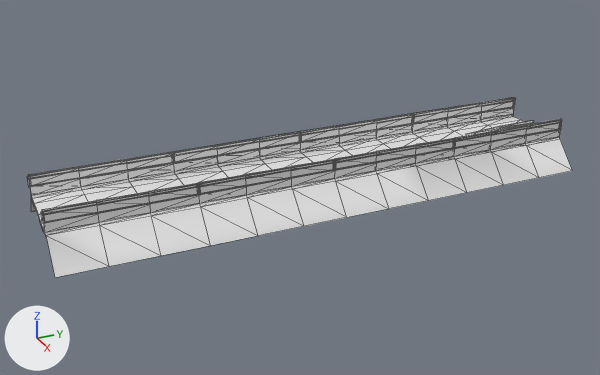
Renders of the OBJ model Resources/Meshes/Ground_Node_Pavement.obj from each side of a commit.
Both versions are drawn from a 50 mm camera at (82.0, -39.1, 38.6) aimed at (0.1, -2.2, -2.4). Lighting does not change. The marker at lower left points along +X, +Y and +Z. Mesh edges are drawn as thin lines. Where no turn or scale is listed for an object, it has been applied to the vertices.

Objects in the first picture: 'Ground_Node_Pavement'.
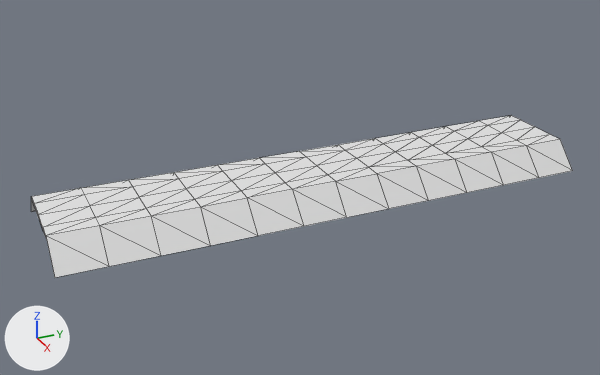
What changed in the scene script:
```text
Change me_ground_node_pavement:
    used by ob_ground_node_pavement; location = (0.0, 0.0, 0.0)
    remove me_ground_node_pavement.from_pydata(...)  # 706 vertices, 1220 faces; spans x -8.0..8.0, y -32.2..32.2, z -3.2..2.7
    add me_ground_node_pavement.from_pydata(...)  # 96 vertices, 152 faces; spans x -8.0..8.0, y -32.0..32.0, z -3.2..0.1
    me_ground_node_pavement part 1: 22 loose pieces with 480 vertices, spanning x -4.8..4.8, y -32.2..32.2, z -0.4..2.7, are deleted
    me_ground_node_pavement part 2
    130 vertices are removed from x -4.8..4.8, y -32.0..32.0, z 0.0..1.3
    304 faces are deleted
```

Location of each change, (x1, y1, x2, y2) in pixels of the pictures (600 x 375 px):
'Ground_Node_Pavement', reshaped (10% shorter)
    before: (27, 97, 573, 278)
    after: (31, 115, 573, 278)
part 1 of me_ground_node_pavement, deleted
    before: (27, 97, 562, 223)
part 2 of me_ground_node_pavement, deleted
    before: (30, 107, 561, 235)
